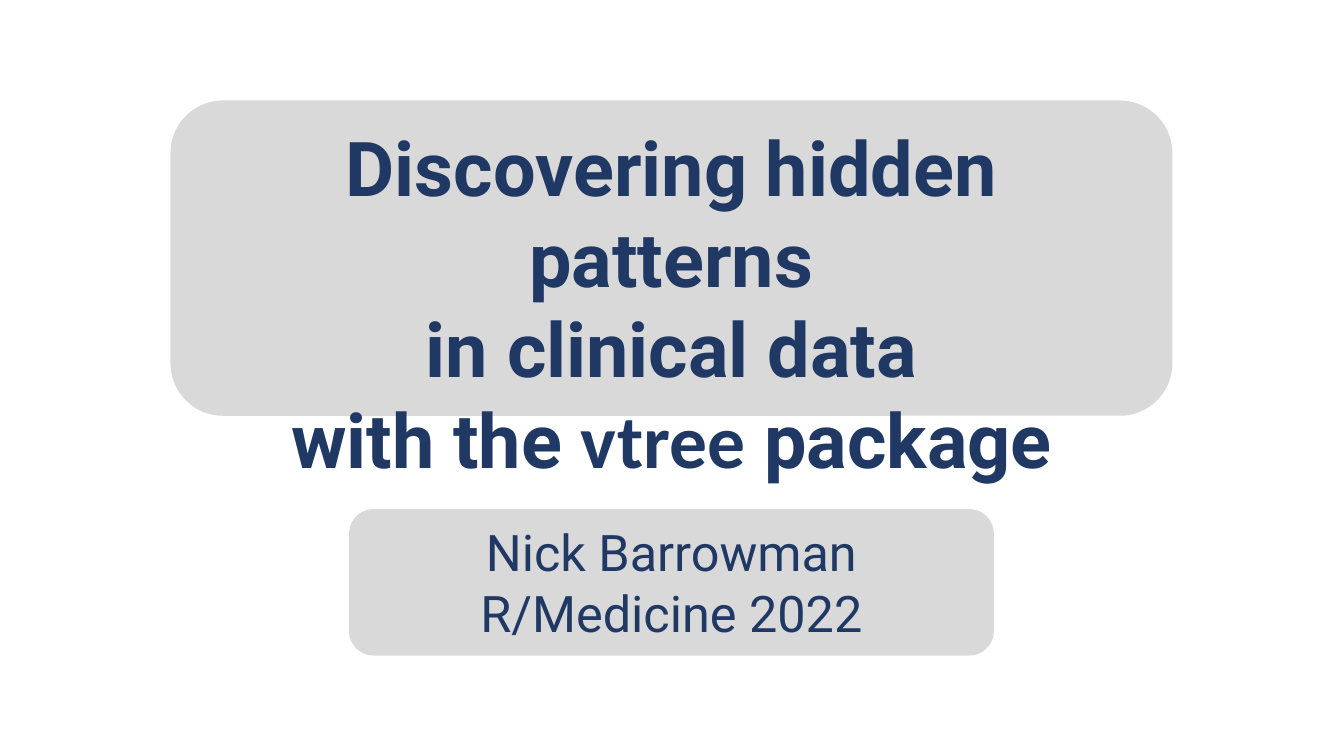
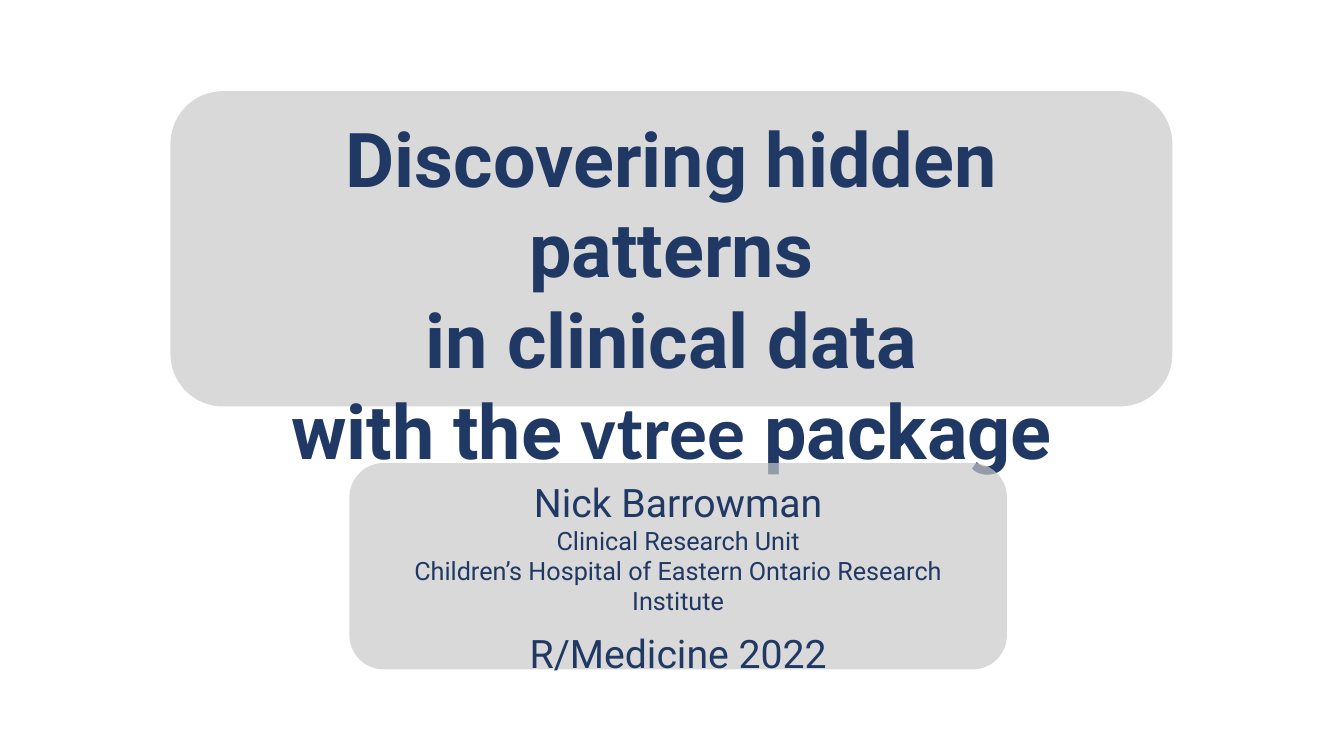
Before and after one commit to nbarrowman/vtreeRmedicine, a slide deck: slide 1 of Rmedicine_title_screen.pptx. Drawn at 1344x756 pixels with LibreOffice and Linux fonts; fonts in the diff are those of the drawing; background and template pictures are left out. Boxes give left, top, right and bottom in pixels: in the first picture for what was removed or moved away, otherwise in the second. Text is boxed around its words. In the diff, an @@ line names an element or a change of style, - is before the commit and + after.

```diff
--- a/Rmedicine_title_screen.pptx
+++ b/Rmedicine_title_screen.pptx
@@ rounded rectangle "Discovering hidden patterns": place and size @@
-rounded rectangle "Discovering hidden patterns" at [170, 101, 1173, 416]
+rounded rectangle "Discovering hidden patterns" at [170, 91, 1173, 406]
@@ rounded rectangle "Nick Barrowman": place and size @@
-rounded rectangle "Nick Barrowman" at [349, 509, 994, 655]
+rounded rectangle "Nick Barrowman" at [350, 463, 1007, 669]
@@ text in rounded rectangle at [530, 487, 827, 671]: size 36 to 28 pt in "Nick Barrowman", "R/Medicine 2022" @@
@@ text in rounded rectangle at [414, 531, 941, 611]: paragraphs added @@
+Clinical Research Unit
+Children’s Hospital of Eastern Ontario Research Institute
```
Also in this commit, not shown: 3 other files.
